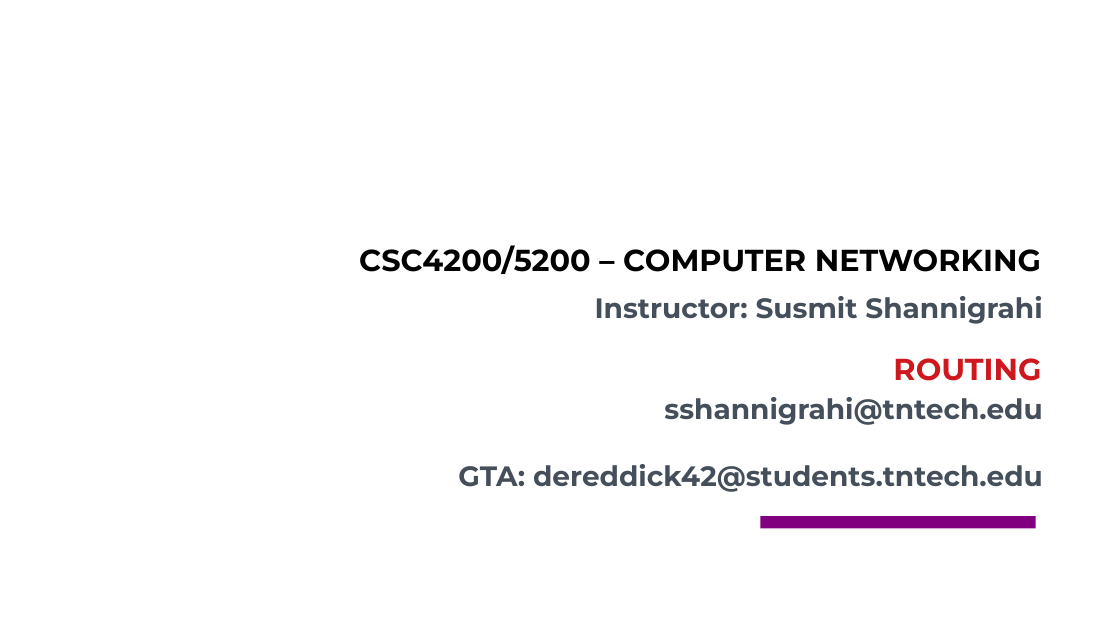
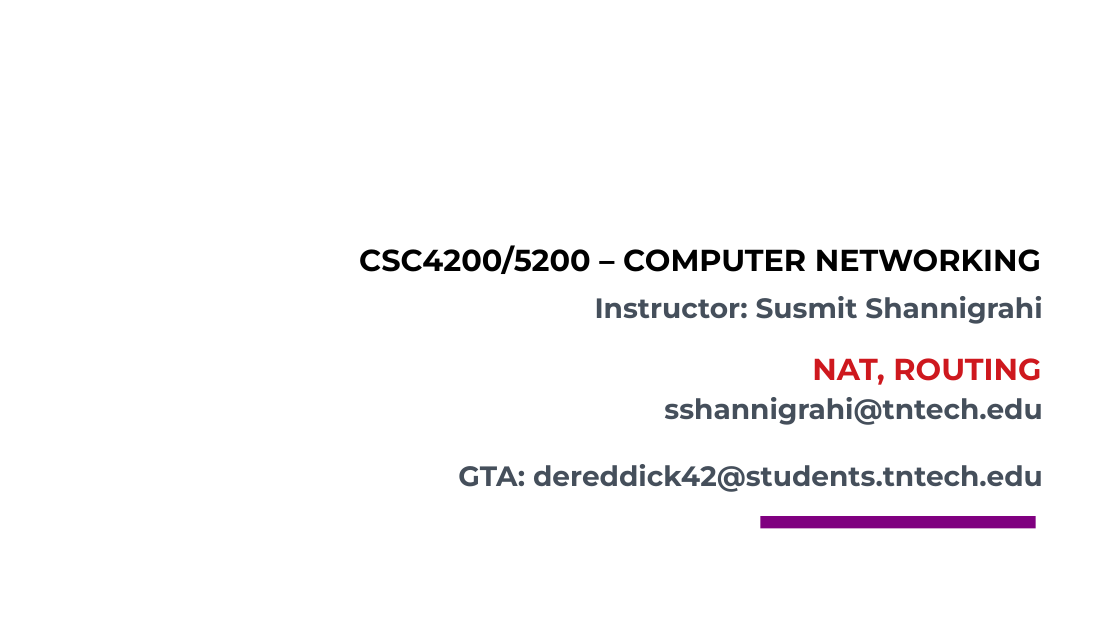
Before and after one commit to csc4200/csc4200.github.io, a slide deck: slide 1 of docs/lectures_source/class_slides-12.odp. Drawn at 1120x630 pixels with LibreOffice and Linux fonts; fonts in the diff are those of the drawing; background and template pictures are left out. Boxes give left, top, right and bottom in pixels: in the first picture for what was removed or moved away, otherwise in the second. Text is boxed around its words. In the diff, an @@ line names an element or a change of style, - is before the commit and + after.

```diff
--- a/docs/lectures_source/class_slides-12.odp
+++ b/docs/lectures_source/class_slides-12.odp
@@ text at <box>812,358,1041,385</box>: text changed @@
-ROUTING
+NAT, ROUTING
```
Also in this commit, not shown: 4 other slides changed, 15 slides added, 2 slides removed, 11 other files.
